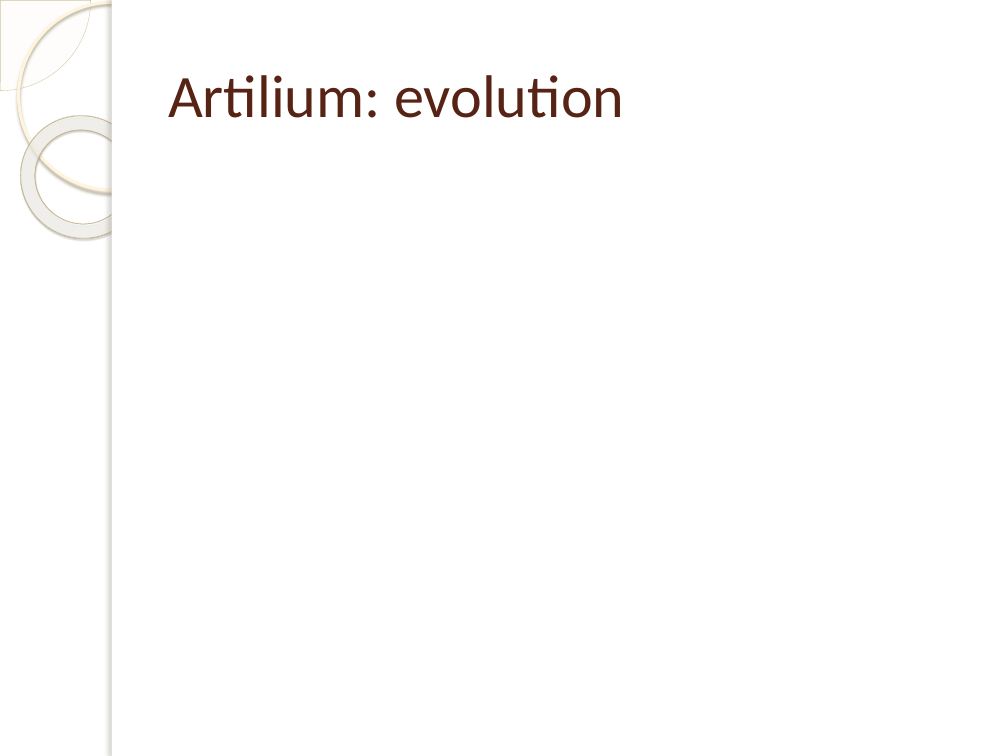
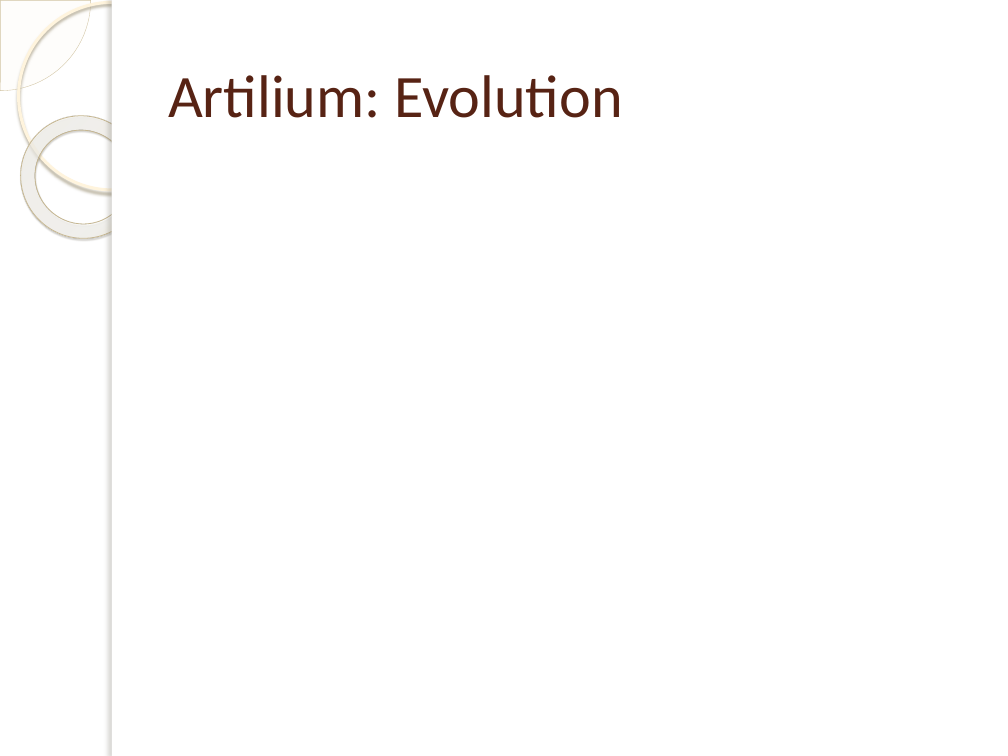
Before and after one commit to michelgrootjans/foresee, a slide deck: slide 16 of Agile.net/Agile.net.pptx (slide 8 before the commit). Drawn at 1008x756 pixels with LibreOffice and Linux fonts; fonts in the diff are those of the drawing; background and template pictures are left out. Boxes give left, top, right and bottom in pixels: in the first picture for what was removed or moved away, otherwise in the second. Text is boxed around its words. In the diff, an @@ line names an element or a change of style, - is before the commit and + after.

```diff
--- a/Agile.net/Agile.net.pptx
+++ b/Agile.net/Agile.net.pptx
@@ title at (x1=168, y1=75, x2=622, y2=118): text changed @@
-Artilium: evolution
+Artilium: Evolution
```
Also in this commit, not shown: 5 other slides changed, 12 slides added, 4 slides removed, 10 other files.
